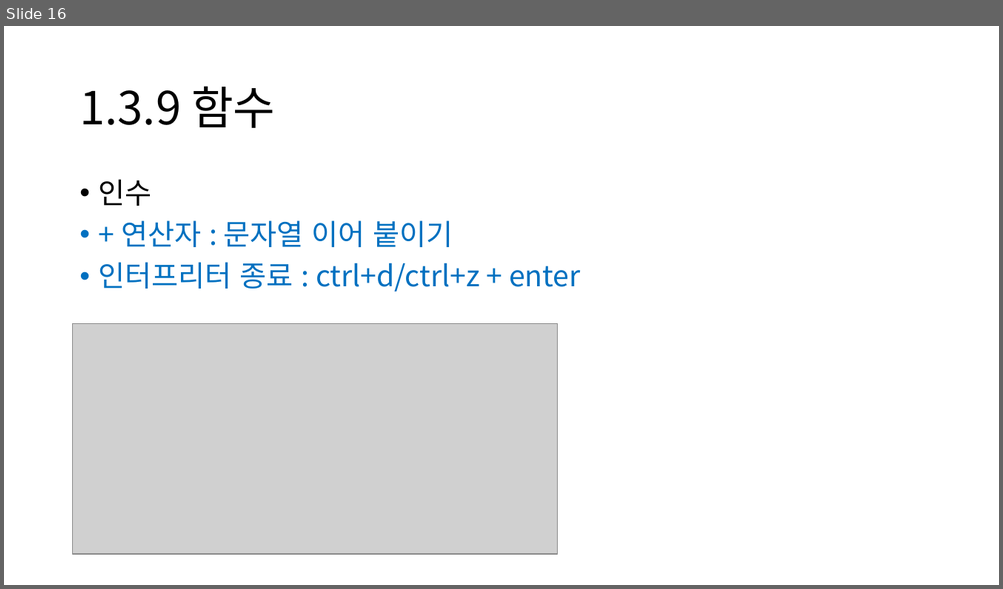
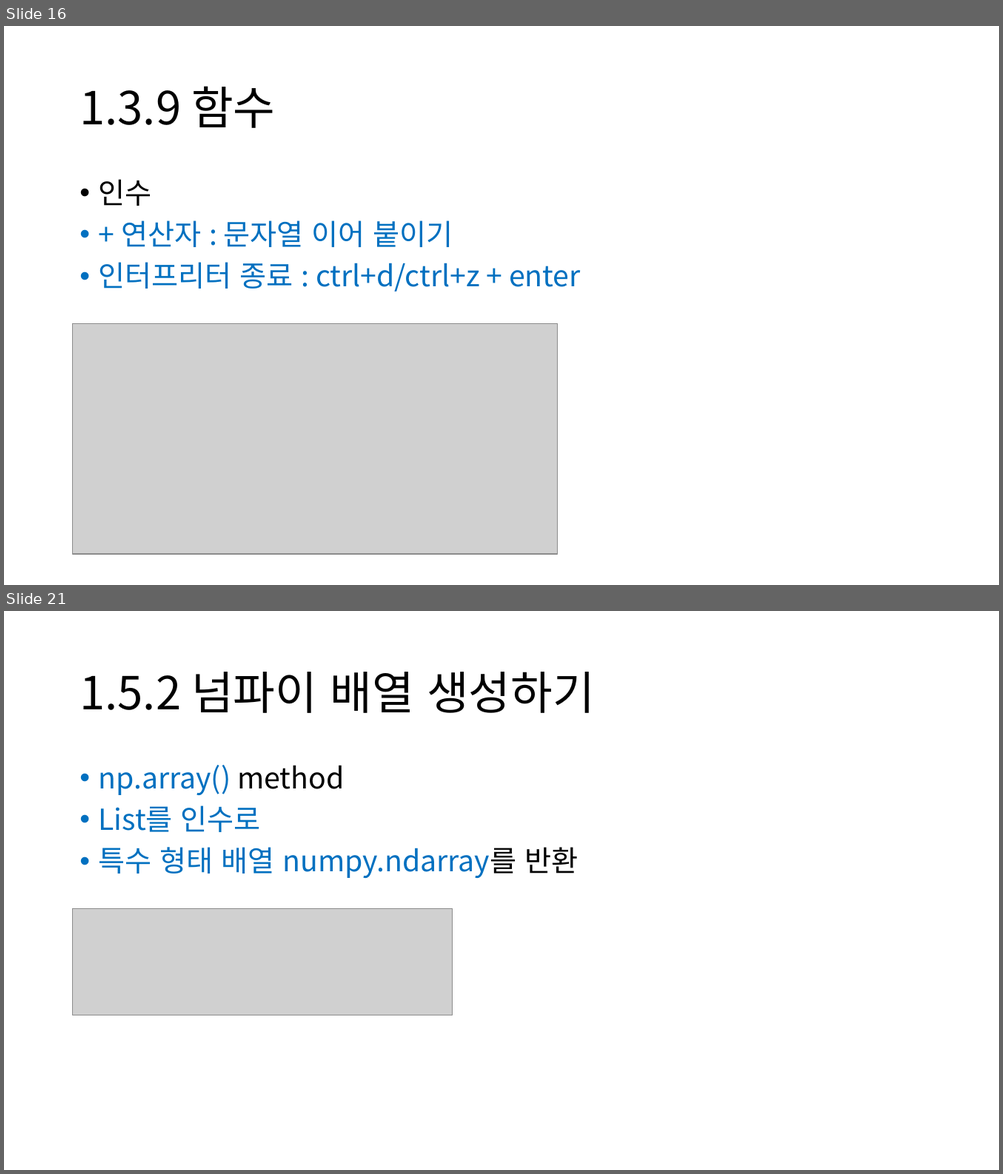
Before and after one commit to UIJIh/2024, a slide deck: DeepLearningFromScratch/ch01/dlfs_ch01.pptx. Shown one above the other, each under a label of ours: slide 16 before the commit, slides 16 and 21 after it; the slides between them are not shown. The pictures are 1003x589 and 1003x1174 pixels, drawn with LibreOffice and Linux fonts; fonts in the diff are those of the drawing; grey boxes stand for pictures. Boxes give left, top, right and bottom in pixels: in the first picture for what was removed or moved away, otherwise in the second. Text is boxed around its words. In the diff, an @@ line names an element or a change of style, - is before the commit and + after.

```diff
--- a/DeepLearningFromScratch/ch01/dlfs_ch01.pptx
+++ b/DeepLearningFromScratch/ch01/dlfs_ch01.pptx
@@ slide 21 added at (4, 611, 999, 1170), background #FFFFFF @@
@@ title added at (79, 672, 595, 713), 44 pt, text #000000 @@
+1.5.2 넘파이 배열 생성하기
@@ text added at (99, 765, 578, 878), 28 pt, text #0070C0 @@
+• np.array() method
+• List를 인수로
+• 특수 형태 배열 numpy.ndarray를 반환
@@ picture added at (73, 909, 452, 1016) @@
```
Also in this commit, not shown: 2 slides changed, 8 other slides added.
